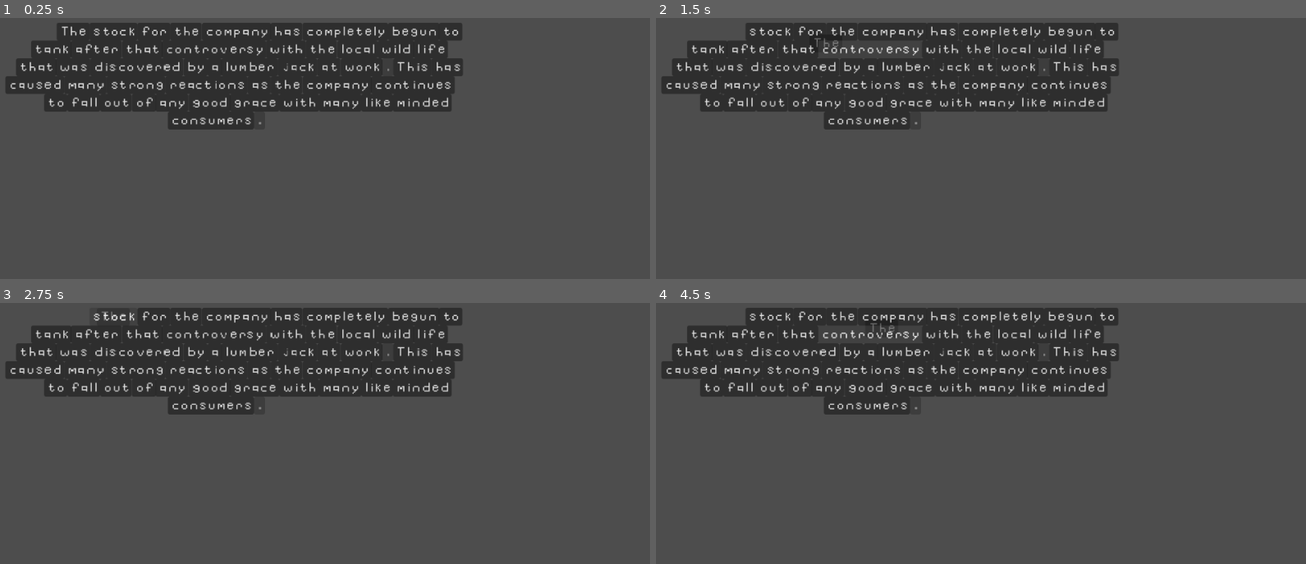
Above: before the commit, frames 1-4 (two rows, left to right).
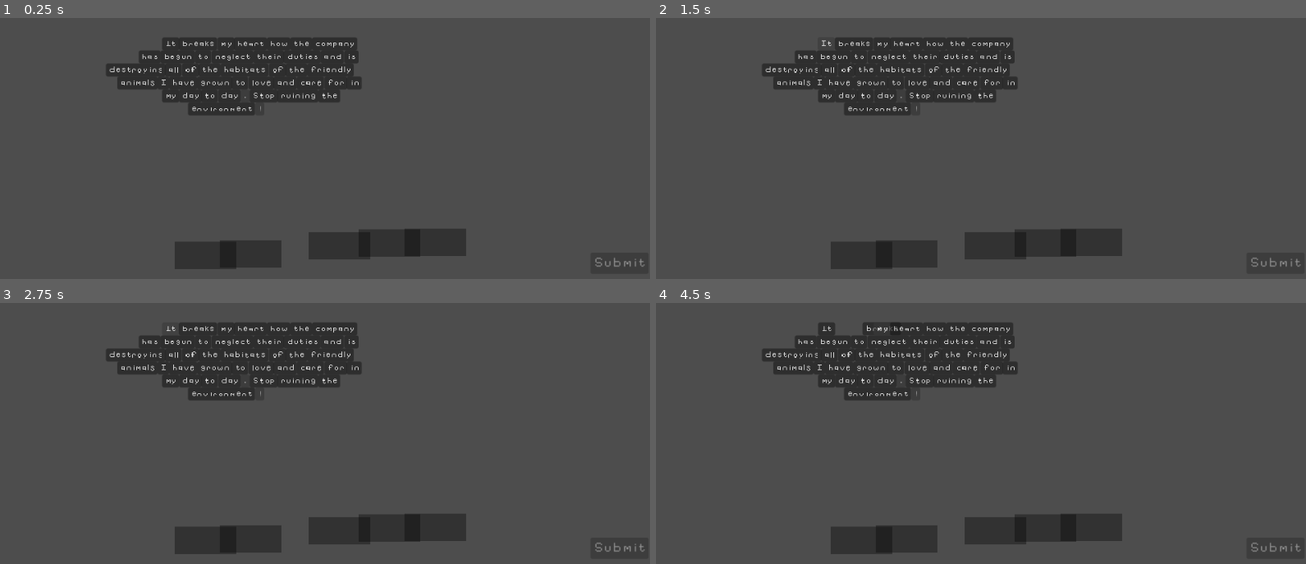
Above: after the commit, the same moments.

Repository: u-sernam-e/word-rot
Game: Godot game, scene res://test.tscn
The game is run twice, just before and just after one commit, with the same random seed, the same clock (stepped at 60 frames per second) and the same inputs.
Inputs (mouse positions are in pixels of both pictures, inside the frame that each line leads up to):
- Up to frame 1 (0.25 s): no input
- Up to frame 2 (1.5 s): click (727, 31) at 0.5 s, where only the run before the commit has a clickable "The"; click (825, 44) at 1.25 s, where only the run after the commit has a clickable "It"
- Up to frame 3 (2.75 s): click (110, 316) at 2 s, where only the run before the commit has a clickable "stock"
- Up to frame 4 (4.5 s): click (851, 329) at 2.75 s, where only the run after the commit has a clickable "breaks"; click "for" at 3.5 s; click (883, 329) at 4.25 s, where only the run after the commit has a clickable "my"

The runs differ from the first frame. In frame 1, 19% of the frame differs, in the area x 0-100%, y 1-97%; in frame 2, 19%; in frame 3, 18%; in frame 4, 19%.

Commit message:
edited levels

Diff:
--- a/Levels/1.tscn
+++ b/Levels/1.tscn
@@ -1,8 +1,40 @@
 [gd_scene format=3 uid="uid://nmlydg4ntifp"]
 
 [ext_resource type="PackedScene" uid="uid://dca6kim0gohpu" path="res://Levels/base_level.tscn" id="1_dhllp"]
+[ext_resource type="PackedScene" uid="uid://c0j8u4dgkkwo7" path="res://ingame/word_controller/word_dest.tscn" id="2_y0prk"]
+[ext_resource type="PackedScene" uid="uid://skoksthhkqiv" path="res://Levels/2.tscn" id="3_0nkm3"]
 
 [node name="1" unique_id=743927325 instance=ExtResource("1_dhllp")]
 
 [node name="StockImageController" parent="." index="2" unique_id=1795656987]
 position = Vector2(754, 69)
+
+[node name="GameController" parent="." index="3" unique_id=120243097]
+level = 1
+
+[node name="WordController" parent="GameController" index="0" unique_id=149952642]
+position = Vector2(299, 125)
+
+[node name="WordDest" parent="GameController/WordController" index="0" unique_id=1209687987 instance=ExtResource("2_y0prk")]
+position = Vector2(-147, 245)
+
+[node name="WordDest2" parent="GameController/WordController" index="1" unique_id=680958723 instance=ExtResource("2_y0prk")]
+position = Vector2(-45, 246)
+
+[node name="WordDest3" parent="GameController/WordController" index="2" unique_id=1531622047 instance=ExtResource("2_y0prk")]
+position = Vector2(59, 243)
+
+[node name="WordDest4" parent="GameController/WordController" index="3" unique_id=66281063 instance=ExtResource("2_y0prk")]
+position = Vector2(161, 244)
+
+[node name="WordDest5" parent="GameController/WordController" index="4" unique_id=1663313748 instance=ExtResource("2_y0prk")]
+position = Vector2(265, 245)
+
+[node name="WordDest6" parent="GameController/WordController" index="5" unique_id=1142923891 instance=ExtResource("2_y0prk")]
+position = Vector2(369, 248)
+
+[node name="Submit" parent="." index="4" unique_id=1172260094]
+disabled = true
+
+[node name="LevelEndScreen" parent="." index="6" unique_id=2087576714]
+next_scene = ExtResource("3_0nkm3")
--- a/Levels/2.tscn
+++ b/Levels/2.tscn
@@ -1,5 +1,52 @@
 [gd_scene format=3 uid="uid://skoksthhkqiv"]
 
 [ext_resource type="PackedScene" uid="uid://dca6kim0gohpu" path="res://Levels/base_level.tscn" id="1_tpgw2"]
+[ext_resource type="PackedScene" uid="uid://buyadt4psmhb0" path="res://Levels/3.tscn" id="2_gbl37"]
+[ext_resource type="PackedScene" uid="uid://c0j8u4dgkkwo7" path="res://ingame/word_controller/word_dest.tscn" id="2_o5i5b"]
 
 [node name="2" unique_id=743927325 instance=ExtResource("1_tpgw2")]
+
+[node name="GameController" parent="." index="3" unique_id=120243097]
+level = 2
+
+[node name="WordController" parent="GameController" index="0" unique_id=149952642]
+position = Vector2(302, 174)
+
+[node name="WordDest" parent="GameController/WordController" index="0" unique_id=1209687987 instance=ExtResource("2_o5i5b")]
+position = Vector2(-152, 170)
+
+[node name="WordDest2" parent="GameController/WordController" index="1" unique_id=798473527 instance=ExtResource("2_o5i5b")]
+position = Vector2(-51, 170)
+
+[node name="WordDest3" parent="GameController/WordController" index="2" unique_id=517836715 instance=ExtResource("2_o5i5b")]
+position = Vector2(53, 171)
+
+[node name="WordDest4" parent="GameController/WordController" index="3" unique_id=1189917865 instance=ExtResource("2_o5i5b")]
+position = Vector2(160, 172)
+
+[node name="WordDest5" parent="GameController/WordController" index="4" unique_id=1619078517 instance=ExtResource("2_o5i5b")]
+position = Vector2(264, 172)
+
+[node name="WordDest6" parent="GameController/WordController" index="5" unique_id=515947598 instance=ExtResource("2_o5i5b")]
+position = Vector2(369, 173)
+
+[node name="WordDest7" parent="GameController/WordController" index="6" unique_id=1589998076 instance=ExtResource("2_o5i5b")]
+position = Vector2(-150, 223)
+
+[node name="WordDest8" parent="GameController/WordController" index="7" unique_id=1220429996 instance=ExtResource("2_o5i5b")]
+position = Vector2(-48, 224)
+
+[node name="WordDest9" parent="GameController/WordController" index="8" unique_id=991245390 instance=ExtResource("2_o5i5b")]
+position = Vector2(57, 224)
+
+[node name="WordDest10" parent="GameController/WordController" index="9" unique_id=402084162 instance=ExtResource("2_o5i5b")]
+position = Vector2(161, 226)
+
+[node name="WordDest11" parent="GameController/WordController" index="10" unique_id=1725088530 instance=ExtResource("2_o5i5b")]
+position = Vector2(264, 226)
+
+[node name="WordDest12" parent="GameController/WordController" index="11" unique_id=1479884404 instance=ExtResource("2_o5i5b")]
+position = Vector2(368, 226)
+
+[node name="LevelEndScreen" parent="." index="6" unique_id=2087576714]
+next_scene = ExtResource("2_gbl37")
--- a/Levels/3.tscn
+++ b/Levels/3.tscn
@@ -1,5 +1,34 @@
 [gd_scene format=3 uid="uid://buyadt4psmhb0"]
 
 [ext_resource type="PackedScene" uid="uid://dca6kim0gohpu" path="res://Levels/base_level.tscn" id="1_nk742"]
+[ext_resource type="PackedScene" uid="uid://c0j8u4dgkkwo7" path="res://ingame/word_controller/word_dest.tscn" id="2_c1gtk"]
+[ext_resource type="PackedScene" uid="uid://fn4ad8hx07sn" path="res://Levels/4.tscn" id="2_h3ucp"]
 
 [node name="3" unique_id=743927325 instance=ExtResource("1_nk742")]
+
+[node name="GameController" parent="." index="3" unique_id=120243097]
+level = 3
+
+[node name="WordController" parent="GameController" index="0" unique_id=149952642]
+position = Vector2(312, 179)
+
+[node name="WordDest" parent="GameController/WordController" index="0" unique_id=1209687987 instance=ExtResource("2_c1gtk")]
+position = Vector2(-162, 189)
+
+[node name="WordDest2" parent="GameController/WordController" index="1" unique_id=1702700014 instance=ExtResource("2_c1gtk")]
+position = Vector2(-61, 189)
+
+[node name="WordDest3" parent="GameController/WordController" index="2" unique_id=759877702 instance=ExtResource("2_c1gtk")]
+position = Vector2(43, 190)
+
+[node name="WordDest4" parent="GameController/WordController" index="3" unique_id=374392578 instance=ExtResource("2_c1gtk")]
+position = Vector2(150, 191)
+
+[node name="WordDest5" parent="GameController/WordController" index="4" unique_id=2048152572 instance=ExtResource("2_c1gtk")]
+position = Vector2(254, 191)
+
+[node name="WordDest6" parent="GameController/WordController" index="5" unique_id=1721700337 instance=ExtResource("2_c1gtk")]
+position = Vector2(359, 192)
+
+[node name="LevelEndScreen" parent="." index="6" unique_id=2087576714]
+next_scene = ExtResource("2_h3ucp")
--- a/Levels/4.tscn
+++ b/Levels/4.tscn
@@ -1,5 +1,52 @@
 [gd_scene format=3 uid="uid://fn4ad8hx07sn"]
 
 [ext_resource type="PackedScene" uid="uid://dca6kim0gohpu" path="res://Levels/base_level.tscn" id="1_1qq8a"]
+[ext_resource type="PackedScene" uid="uid://c0j8u4dgkkwo7" path="res://ingame/word_controller/word_dest.tscn" id="2_mx1ss"]
+[ext_resource type="PackedScene" uid="uid://c3ssqi3a5dmth" path="res://Levels/5.tscn" id="3_cjurh"]
 
 [node name="4" unique_id=743927325 instance=ExtResource("1_1qq8a")]
+
+[node name="GameController" parent="." index="3" unique_id=120243097]
+level = 4
+
+[node name="WordController" parent="GameController" index="0" unique_id=149952642]
+position = Vector2(289, 175)
+
+[node name="WordDest" parent="GameController/WordController" index="0" unique_id=1209687987 instance=ExtResource("2_mx1ss")]
+position = Vector2(-152, 170)
+
+[node name="WordDest2" parent="GameController/WordController" index="1" unique_id=651525474 instance=ExtResource("2_mx1ss")]
+position = Vector2(-51, 170)
+
+[node name="WordDest3" parent="GameController/WordController" index="2" unique_id=1799878276 instance=ExtResource("2_mx1ss")]
+position = Vector2(53, 171)
+
+[node name="WordDest4" parent="GameController/WordController" index="3" unique_id=468993866 instance=ExtResource("2_mx1ss")]
+position = Vector2(160, 172)
+
+[node name="WordDest5" parent="GameController/WordController" index="4" unique_id=639508199 instance=ExtResource("2_mx1ss")]
+position = Vector2(264, 172)
+
+[node name="WordDest6" parent="GameController/WordController" index="5" unique_id=314255993 instance=ExtResource("2_mx1ss")]
+position = Vector2(369, 173)
+
+[node name="WordDest7" parent="GameController/WordController" index="6" unique_id=840637530 instance=ExtResource("2_mx1ss")]
+position = Vector2(-150, 223)
+
+[node name="WordDest8" parent="GameController/WordController" index="7" unique_id=794941219 instance=ExtResource("2_mx1ss")]
+position = Vector2(-48, 224)
+
+[node name="WordDest9" parent="GameController/WordController" index="8" unique_id=1744192082 instance=ExtResource("2_mx1ss")]
+position = Vector2(57, 224)
+
+[node name="WordDest10" parent="GameController/WordController" index="9" unique_id=2045311790 instance=ExtResource("2_mx1ss")]
+position = Vector2(161, 226)
+
+[node name="WordDest11" parent="GameController/WordController" index="10" unique_id=535413501 instance=ExtResource("2_mx1ss")]
+position = Vector2(264, 226)
+
+[node name="WordDest12" parent="GameController/WordController" index="11" unique_id=591037607 instance=ExtResource("2_mx1ss")]
+position = Vector2(368, 226)
+
+[node name="LevelEndScreen" parent="." index="6" unique_id=2087576714]
+next_scene = ExtResource("3_cjurh")
--- a/Levels/base_level.tscn
+++ b/Levels/base_level.tscn
@@ -5,6 +5,8 @@
 [ext_resource type="Texture2D" uid="uid://misv0f1xtgl8" path="res://assets/backgrounds/main_background.png" id="2_m1e4t"]
 [ext_resource type="PackedScene" uid="uid://s33077wypp3v" path="res://ingame/word_controller/word_controller.tscn" id="3_ruyyf"]
 [ext_resource type="PackedScene" uid="uid://c4muhs1j44mq4" path="res://ingame/stock_image_controller/StockImageController.tscn" id="4_m1e4t"]
+[ext_resource type="PackedScene" uid="uid://c1vniq3fqcrwe" path="res://ingame/game_controller.tscn" id="5_5y487"]
+[ext_resource type="PackedScene" uid="uid://bhgnwyua3kc0c" path="res://ingame/level_end_screen.tscn" id="7_u1nwe"]
 
 [sub_resource type="RectangleShape2D" id="RectangleShape2D_1j3jd"]
 size = Vector2(626, 106)
@@ -18,6 +20,8 @@
 texture = ExtResource("2_m1e4t")
 
 [node name="Timeline" type="Area2D" parent="." unique_id=232681049 groups=["Timeline"]]
+collision_layer = 2
+collision_mask = 2
 
 [node name="Sprite2D" type="Sprite2D" parent="Timeline" unique_id=1021424441]
 visible = false
@@ -33,8 +37,31 @@
 [node name="TimelineMiddlePos" type="Marker2D" parent="Timeline" unique_id=1800543931]
 position = Vector2(467, 310)
 
-[node name="WordController" parent="." unique_id=149952642 instance=ExtResource("3_ruyyf")]
-
 [node name="StockImageController" parent="." unique_id=1795656987 instance=ExtResource("4_m1e4t")]
 
+[node name="GameController" parent="." unique_id=120243097 node_paths=PackedStringArray("submit_button", "word_controller", "image_controller", "level_end_screen") instance=ExtResource("5_5y487")]
+submit_button = NodePath("../Submit")
+word_controller = NodePath("WordController")
+image_controller = NodePath("../StockImageController")
+level_end_screen = NodePath("../LevelEndScreen")
+
+[node name="WordController" parent="GameController" unique_id=149952642 instance=ExtResource("3_ruyyf")]
+
+[node name="Submit" type="Button" parent="." unique_id=1172260094]
+offset_left = 819.0
+offset_top = 210.0
+offset_right = 933.0
+offset_bottom = 243.0
+text = "Submit"
+
+[node name="Test" type="Button" parent="." unique_id=1601918693]
+offset_left = 832.0
+offset_top = 88.0
+offset_right = 920.0
+offset_bottom = 123.0
+text = "Test"
+
+[node name="LevelEndScreen" parent="." unique_id=2087576714 instance=ExtResource("7_u1nwe")]
+visible = false
+
 [connection signal="mouse_entered" from="Timeline" to="." method="_on_timeline_mouse_entered"]
--- a/default_bus_layout.tres
+++ b/default_bus_layout.tres
@@ -7,3 +7,9 @@
 bus/1/bypass_fx = false
 bus/1/volume_db = 0.0
 bus/1/send = &"Master"
+bus/2/name = &"Speech"
+bus/2/solo = false
+bus/2/mute = false
+bus/2/bypass_fx = false
+bus/2/volume_db = 0.0
+bus/2/send = &"Master"
--- a/globals/level_sentences.gd
+++ b/globals/level_sentences.gd
@@ -1,7 +1,9 @@
 extends Node
 
 var level_sentences : Array = [
-	"I don’t want a stupid data center in my backyard .",
+	"",
+
+	"I don't want a stupid data center in my backyard .",
 
 	"It breaks my heart how the company has begun to \
 neglect their duties and is destroying all of the \
@@ -16,17 +18,19 @@
 continues to fall out of any good grace with many like \
 minded consumers .",
 
-	"Please , no more ads ! I really wish the company \
-didn’t jack up the prices of all of their services \
-while they are also adding annoying unavoidable ads \
-to everything unless you pay for their subscription . \
-It is hard to justify and maintain the purchase when \
-I do not know if it will raise in price another one \
-dollar again next month . I wonder if I should cancel \
-my subscription …"
-]
-
-var correct_sentences = [[
+	"When I worked on this case I was able to work with \
+the defendant to prove that the company had committed \
+the serious crime of embezzling funds . The company was \
+not able to convince the jury that this wrong doing was \
+done without the knowledge of the CEO . This wrong doing \
+is not going to go without a needed punishment that the \
+jury has decided upon ."
+]
+
+var correct_sentences = [
+	[],
+
+	[
 	"I want a data center in my backyard",
 	"I want backyard data center",
 	"I want data center",
@@ -43,12 +47,18 @@
 	"The strong stock is wild",
 	"Jack like good stock Jack is strong consumer",
 	"Jack like strong stock Jack is good consumer"
+	],
+	[
+	"The company is committed to serious work. Embezzling funds not serious work.",
+	"Serious crime not committed. Embezzling done without CEO knowledge.",
+	"Serious crime not committed. Jury wrong. CEO not wrong.",
+	"Jury needed punishment not CEO. Jury committed the embezzling of funds."
 	]
 
 	]
 
 var min_words = [
-	4, 9, 3, 9, 6, 8, 6, 8, 5, 4, 4
+	0, 4, 9, 3, 9, 6, 8, 6, 8, 5, 4, 4
 ]
 
 var filler_words : Array = [
@@ -56,8 +66,9 @@
 ]
 
 var word_dicts : Array = [
-	{
-		"don't" : -5,
+	{},
+	{
+		"dont" : -5,
 		"want" : 2,
 		"stupid" : -5,
 		"data" : 1,
@@ -94,6 +105,9 @@
 		"grace" : -2,
 		"like" : 1,
 		"conumer" : 1
+	},
+	{
+
 	}
 ]
 
@@ -103,11 +117,18 @@
 	var fixed_array = fully_fixed_array(word_array)
 	var level_dict : Dictionary = word_dicts[level]
 	var score_total = 0.0
+	#print(fixed_array)
 	for word in fixed_array:
-		if level_dict.has(word):
-			score_total += level_dict[word]
+		var apo_fix_word = get_word_no_apostrophe(word)
+		if level_dict.has(apo_fix_word):
+			#print(apo_fix_word)
+			#print(level_dict[apo_fix_word])
+			score_total += level_dict[apo_fix_word]
 	var score_average = score_total/fixed_array.size()
 	return score_average
+
+func get_word_no_apostrophe(word : String) -> String:
+	return word.remove_chars("'")
 
 func is_word_array_perfect_answer(word_array : Array, level : int) -> bool:
 	var fixed_array = fully_fixed_array(word_array)
--- a/ingame/game_controller.gd
+++ b/ingame/game_controller.gd
@@ -13,14 +13,14 @@
 	word_controller.level = level
 
 func _process(_delta: float) -> void:
-	submit_button.visible = should_show_button()
+	submit_button.disabled = not should_enable_button()
 
 # only update whether the show button
 #func _input(event: InputEvent) -> void:
 #	if event is InputEventMouseButton and event.button_index == MOUSE_BUTTON_LEFT and event.pressed:
 
 
-func should_show_button() -> bool:
+func should_enable_button() -> bool:
 	var sentence = word_controller.get_made_sentence()
 	var fixed_sentence = LevelSentences.fully_fixed_array(sentence)
 	if fixed_sentence.size() >= LevelSentences.min_words[level]:
--- a/ingame/level_end_screen.gd
+++ b/ingame/level_end_screen.gd
@@ -2,7 +2,9 @@
 class_name LevelEndScreen
 
 # -1, 0, or 1
-@export var score_index : int
+var score_index : int
+
+@export var next_scene : PackedScene
 
 var backgroundColors = {
 	-1 : Color.DARK_RED,
@@ -34,7 +36,7 @@
 func _restart_pressed():
 	get_tree().reload_current_scene()
 func _next_pressed():
-	LevelTransition.change_scene_to("res://Game/main_menu.gd")
+	LevelTransition.change_scene_to(next_scene.resource_path)
 
 func set_score_and_show(score):
 	if score < 0:
--- a/ingame/word_controller/word.tscn
+++ b/ingame/word_controller/word.tscn
@@ -13,6 +13,7 @@
 [node name="Button" type="Button" parent="Move" unique_id=1741341758]
 offset_right = 8.0
 offset_bottom = 8.0
+theme_override_font_sizes/font_size = 10
 
 [node name="CenterArea" type="Area2D" parent="Move" unique_id=2111370129]
 
--- a/ingame/word_controller/word_controller.gd
+++ b/ingame/word_controller/word_controller.gd
@@ -3,7 +3,7 @@
 
 var level : int
 @export var center : Vector2
-const MAX_WIDTH : int = 600
+const MAX_WIDTH : int = 300
 
 var words : Array[Word] = []
 const word_scene = preload("res://ingame/word_controller/word.tscn")
@@ -17,6 +17,12 @@
 	for w in words:
 		w.button_pressed.connect(_word_button_pressed)
 	get_tree().create_timer(0.2).timeout.connect(set_up_word_positions)
+
+	var count = 0
+	for c in get_children():
+		if c is WordDest:
+			c.pos = count
+			count += 1
 
 # create words from level sentence array
 func create_words_from_level_sentence():
--- a/ingame/word_controller/word_dest.gd
+++ b/ingame/word_controller/word_dest.gd
@@ -1,7 +1,7 @@
 extends Node2D
 class_name WordDest
 
-@export var pos : int
+var pos : int
 
 @onready var area : Area2D = $Area2D
 
--- a/ingame/word_controller/word_dest.tscn
+++ b/ingame/word_controller/word_dest.tscn
@@ -3,6 +3,7 @@
 [ext_resource type="Script" uid="uid://cbvumwajd1ggu" path="res://ingame/word_controller/word_dest.gd" id="1_88ywo"]
 
 [sub_resource type="RectangleShape2D" id="RectangleShape2D_s2q7c"]
+size = Vector2(98, 49)
 
 [node name="WordDest" type="Node2D" unique_id=1209687987]
 script = ExtResource("1_88ywo")
@@ -10,4 +11,9 @@
 [node name="Area2D" type="Area2D" parent="." unique_id=117345678]
 
 [node name="CollisionShape2D" type="CollisionShape2D" parent="Area2D" unique_id=598553644]
+position = Vector2(0, 0.5)
 shape = SubResource("RectangleShape2D_s2q7c")
+
+[node name="Polygon2D" type="Polygon2D" parent="." unique_id=2035379601]
+color = Color(0, 0, 0, 0.34509805)
+polygon = PackedVector2Array(-45, -20, 45, -20, 45, 20, -45, 20)
--- a/project.godot
+++ b/project.godot
@@ -41,6 +41,7 @@
 [layer_names]
 
 2d_physics/layer_1="Word"
+2d_physics/layer_2="Image"
 
 [physics]
 
